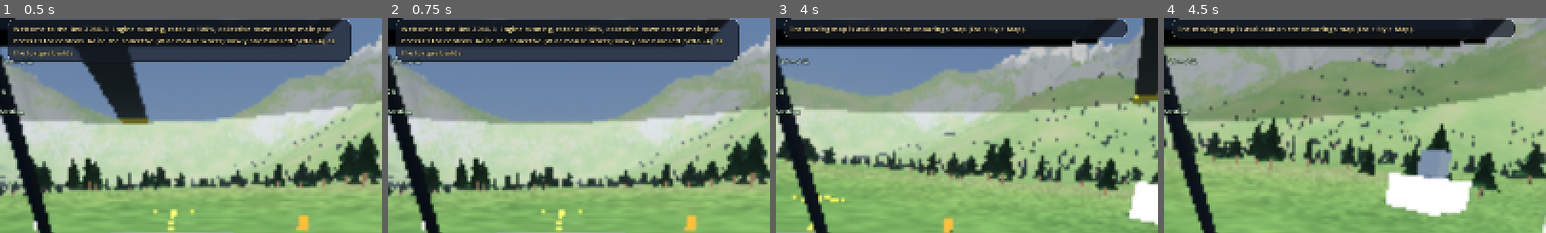
Above: before the commit, frames 1-4 (left to right).
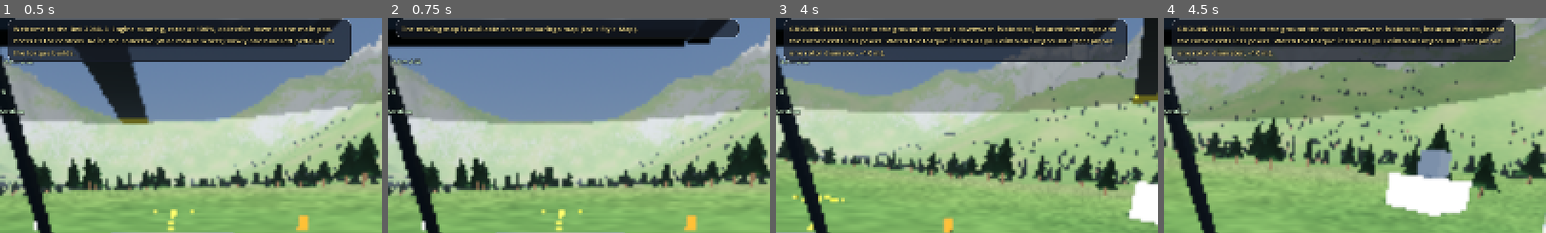
Above: after the commit, the same moments.

Repository: Badr-Hammani/ab206-realsim
Game: Godot game, scene res://scenes/main.tscn
The game is run twice, just before and just after one commit, with the same random seed, the same clock (stepped at 60 frames per second) and the same inputs.
Inputs (mouse positions are % of the whole screen's width and height, from its top left):
- Up to frame 1 (0.5 s): no input
- Up to frame 2 (0.75 s): tap Enter at 0.5 s; move the mouse to (55, 50) at 0.52 s; hold W (collective_up) from 0.53 s (still down); hold K from 0.53 s (still down); click (55, 50) at 0.67 s
- Up to frame 3 (4 s): keep holding W (collective_up); tap Z at 0.8, 1.35, 2.3, 3.8 s; move the mouse to (45, 50) at 1.27 s; release K at 1.28 s; click (45, 50) at 1.42 s; tap K at 1.55, 3.05 s; move the mouse to (52, 48) at 2.02 s; hold X (cyclic_center) 2.03-2.78 s; click (52, 48) at 2.17 s; move the mouse to (49, 52) at 2.77 s; tap F (throttle_close) at 2.85 s; click (49, 52) at 2.92 s; move the mouse to (57, 51) at 3.52 s; hold R (throttle_open) from 3.53 s (still down); click (57, 51) at 3.67 s
- Up to frame 4 (4.5 s): keep holding W (collective_up); move the mouse to (42, 49) at 4.27 s; release R (throttle_open) at 4.28 s; tap M (toggle_mouse_cyclic) at 4.35 s; click (42, 49) at 4.42 s
The pictures show only the part of the screen within x 26-76%, y 1-51%; the shares and areas given below are measured in that part.

Frame 1 is identical in both runs. In frame 2, 9.5% of the frame differs, in the area x 2-92%, y 3-21%; in frame 3, 9.6%; in frame 4, 9.7%.

Commit message:
Moving map key K (Z is the instrument view on the cockpit branch); K ignored in free camera
Co-Authored-By: Claude Opus 5.5 <noreply@anthropic.com>
Claude-Session: https://claude.ai/code/session_01U4QPHCAgBLHm9REdSgkSzs

Diff:
--- a/scripts/main.gd
+++ b/scripts/main.gd
@@ -453,10 +453,12 @@
 			set_sim_speed(0.75 if sim_speed > 0.9 else (0.5 if sim_speed > 0.6 else 1.0))
 		KEY_TAB:
 			show_panel_2d = not show_panel_2d
-		KEY_Z:
-			if event.shift_pressed:
+		KEY_K:
+			if cam_rig.mode == cam_rig.Mode.FREE:
+				pass                  # I J K L U O move the free camera
+			elif event.shift_pressed:
 				if nav_map.available():
-					instructor.force("Point %s pinned here. Z opens the map; click a point to fly to it." % nav_map.drop_pin_here())
+					instructor.force("Point %s pinned here. K opens the map; click a point to fly to it." % nav_map.drop_pin_here())
 			elif not nav_map.available():
 				instructor.force("The moving map is available on the Khouribga map (Esc > Fly > Map).")
 			elif not menu.visible:
--- a/scripts/ui/hud.gd
+++ b/scripts/ui/hud.gd
@@ -25,7 +25,7 @@
 		["F10   N", "Phone controller (tilt a phone = cyclic / collective)   N set phone neutral"],
 		["F9  F11  F12", "Instructor messages / fullscreen / screenshot"],
 		["G   B   T", "Hover guide / outside sight gates / take all controls"],
-		["Z   Shift+Z   + / -", "Map: small / big (pin points, draw zones) / off   pin where you are   zoom the small map"],
+		["K   Shift+K   + / -", "Map: small / big (pin points, draw zones) / off   pin where you are   zoom the small map"],
 	]],
 ]
 const FIRST_FLIGHT := "First flight: on the pad, raise the collective (W) slowly until the skids get light, hold left pedal (A or Q trim) against the torque, keep the cyclic centred, and lift into a 1 m hover. Small, early corrections."
--- a/scripts/ui/nav_map.gd
+++ b/scripts/ui/nav_map.gd
@@ -1,7 +1,7 @@
 extends CanvasLayer
 ## Moving map for real maps (Khouribga): satellite photo, helicopter, runway and pads.
-## Z cycles small corner map -> big map (pauses, mouse to pin points and draw zones) -> off.
-## Shift+Z drops a pin where the helicopter is. Clicking a pin makes it the navigation target:
+## K cycles small corner map -> big map (pauses, mouse to pin points and draw zones) -> off.
+## Shift+K drops a pin where the helicopter is. Clicking a pin makes it the navigation target:
 ## bearing, distance and time to go are shown on screen. Pins and zones are saved per map in
 ## user://nav_marks_<map>.json.
 
@@ -223,7 +223,7 @@
 			draft.remove_at(draft.size() - 1))
 	_btn(bar, "Centre on helicopter", func() -> void: follow = true)
 	_btn(bar, "Clear target", func() -> void: target = -1; _save(); _refresh_info())
-	_btn(bar, "Close (Z / Esc)", func() -> void: set_mode(Mode.OFF))
+	_btn(bar, "Close (K / Esc)", func() -> void: set_mode(Mode.OFF))
 	var hb := HBoxContainer.new()
 	hb.size_flags_vertical = Control.SIZE_EXPAND_FILL
 	vb.add_child(hb)
@@ -274,7 +274,7 @@
 		s += "PIN TOOL: click on the map to add a point. Click a point to fly to it. Right-click a point to delete it.\n"
 	else:
 		s += "ZONE TOOL (%s): click the corners of the zone, then Finish zone. Right-click deletes a zone.\n" % ZONE_NAMES[zone_color]
-	s += "Wheel: zoom   Drag: move the map   Shift+Z in flight: pin where you are\n\n"
+	s += "Wheel: zoom   Drag: move the map   Shift+K in flight: pin where you are\n\n"
 	s += "Points (%d):\n" % pins.size()
 	for i in pins.size():
 		var p: Dictionary = pins[i]
Not shown, changed: docs/MAPS.md
